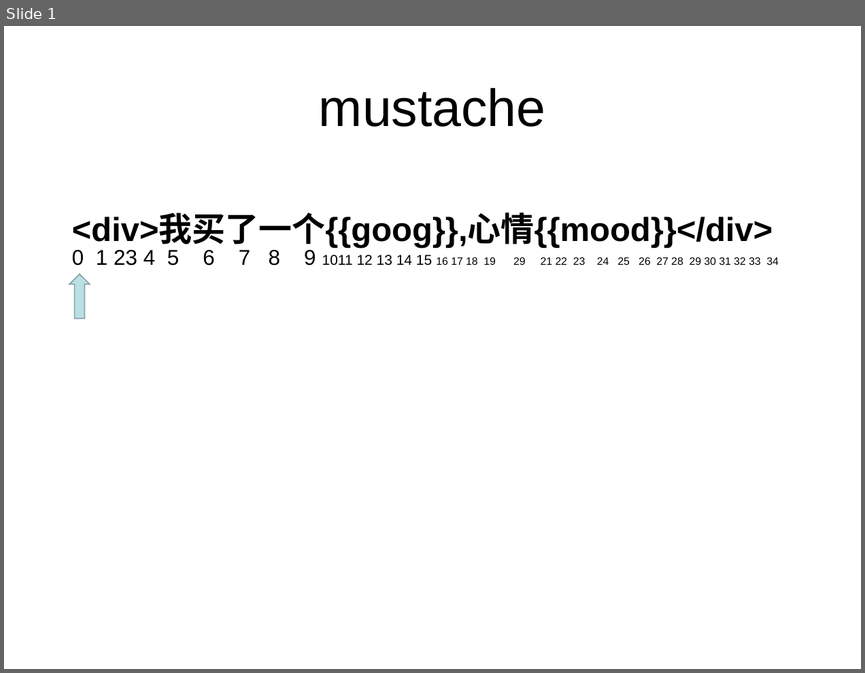
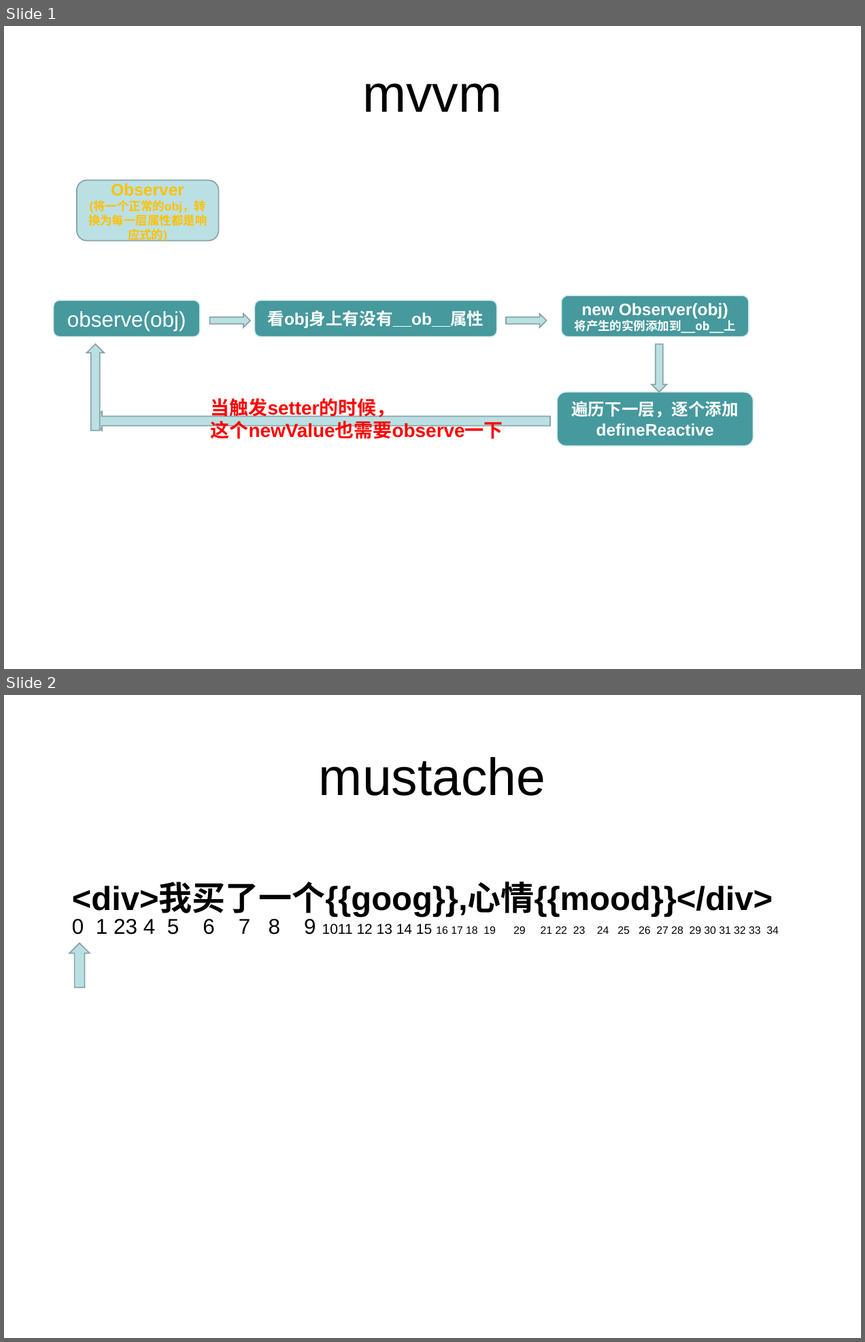
Before and after one commit to LB-king/knowledges, a slide deck: OverView/code/Algorithm.ppt. Shown one above the other, each under a label of ours: slide 1 before the commit, slides 1 and 2 after it. The pictures are 865x673 and 865x1342 pixels, drawn with LibreOffice and Linux fonts; fonts in the diff are those of the drawing. Boxes give left, top, right and bottom in pixels: in the first picture for what was removed or moved away, otherwise in the second. Text is boxed around its words. In the diff, an @@ line names an element or a change of style, - is before the commit and + after.

```diff
--- a/OverView/code/Algorithm.ppt
+++ b/OverView/code/Algorithm.ppt
@@ slide 1 added at (4, 26, 861, 669), background #FFFFFF @@
@@ title added at (362, 83, 502, 112), 44 pt, text #000000 @@
+mvvm
@@ rounded rectangle added at (77, 180, 218, 241), fill #BBE0E3, outline #89A4A7 0.99 pt, 10 pt, text #FFC000, bold @@
+Observer
+(将一个正常的obj，转换为每一层属性都是响应式的)
@@ rounded rectangle added at (54, 300, 201, 337), fill #46999D, outline #D9EDEE 0.99 pt, 18 pt, text #FFFFFF @@
+observe(obj)
@@ rounded rectangle added at (254, 300, 496, 337), fill #46999D, outline #D9EDEE 0.99 pt, 14 pt, text #FFFFFF, bold @@
+看obj身上有没有__ob__属性
@@ rounded rectangle added at (561, 295, 749, 336), fill #46999D, outline #D9EDEE 0.99 pt, 14 pt, text #FFFFFF, bold @@
+new Observer(obj)
+将产生的实例添加到__ob__上
@@ right arrow added at (209, 314, 250, 328), fill #BBE0E3, outline #89A4A7 0.99 pt @@
@@ right arrow added at (506, 314, 547, 328), fill #BBE0E3, outline #89A4A7 0.99 pt @@
@@ right arrow added at (86, 344, 104, 431), fill #BBE0E3, outline #89A4A7 0.99 pt @@
@@ right arrow added at (651, 344, 666, 392), fill #BBE0E3, outline #89A4A7 0.99 pt @@
@@ rounded rectangle added at (557, 392, 753, 446), fill #46999D, outline #D9EDEE 0.99 pt, 14 pt, text #FFFFFF, bold @@
+遍历下一层，逐个添加defineReactive
@@ right arrow added at (92, 412, 550, 431), fill #BBE0E3, outline #89A4A7 0.99 pt @@
@@ text added at (211, 398, 503, 439), 16 pt, text #FF0000, bold @@
+当触发setter的时候，
+这个newValue也需要observe一下
@@ what was slide 1 is now slide 2 @@
```
Also in this commit, not shown: 8 other files.
